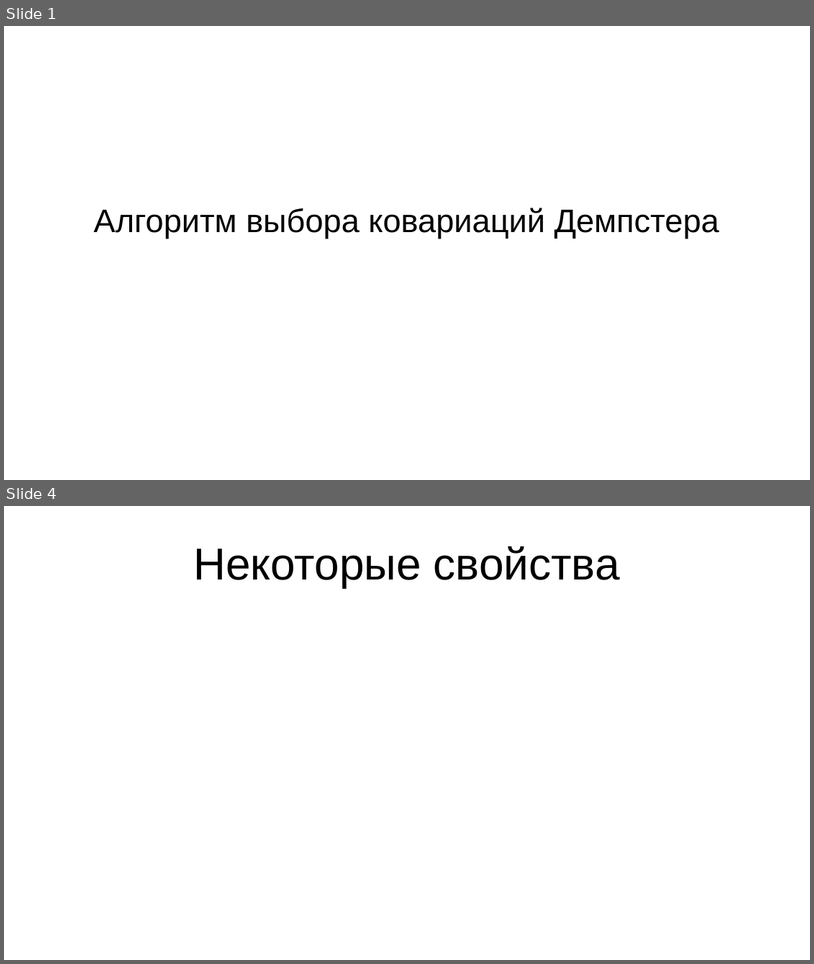
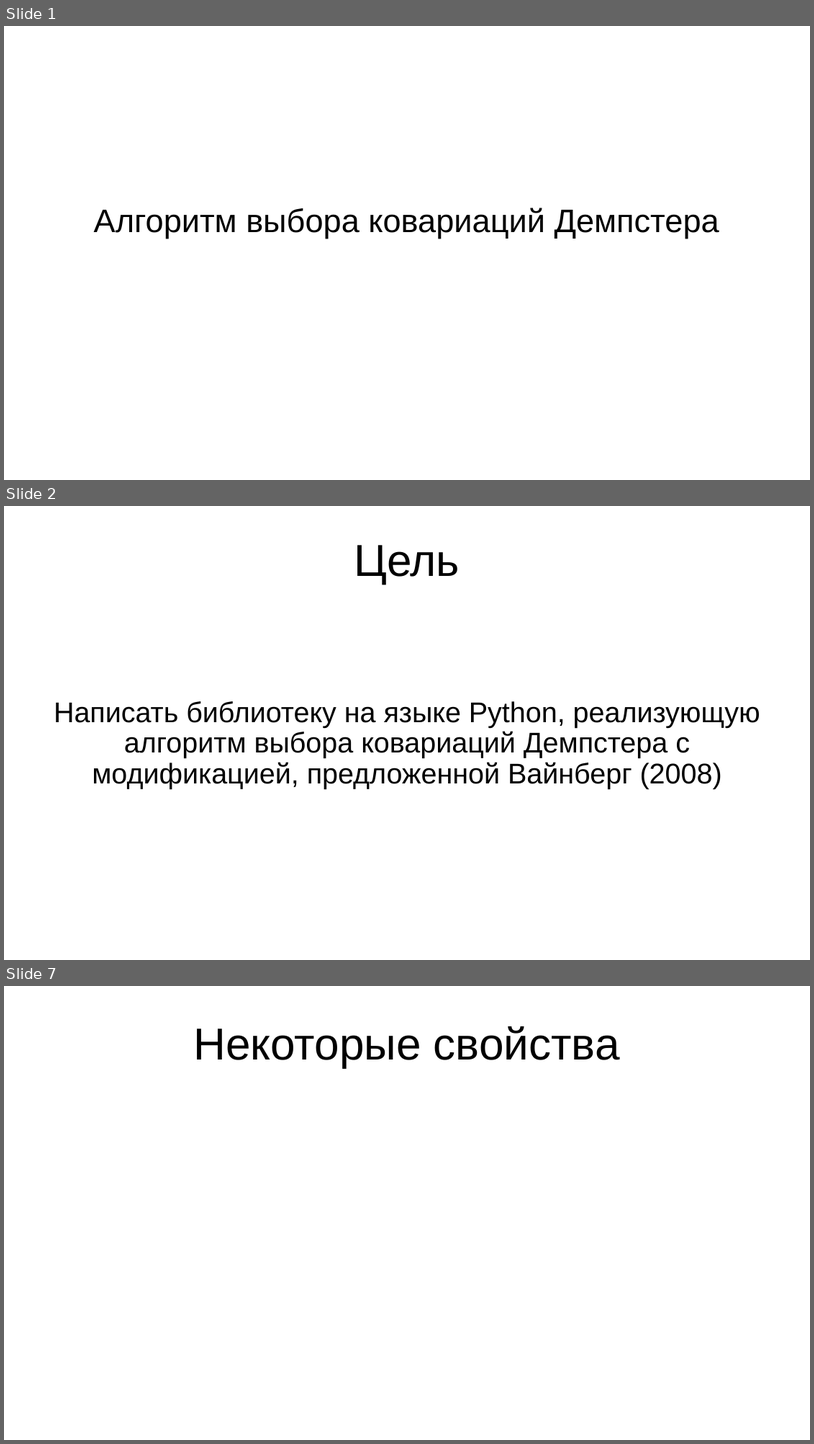
Before and after one commit to Apollon76/dempster_algorithm, a slide deck: Презентация.pptx. Shown one above the other, each under a label of ours: slides 1 and 4 before the commit, slides 1, 2 and 7 after it; the slides between them are not shown. The pictures are 814x964 and 814x1444 pixels, drawn with LibreOffice and Linux fonts; fonts in the diff are those of the drawing. Boxes give left, top, right and bottom in pixels: in the first picture for what was removed or moved away, otherwise in the second. Text is boxed around its words. In the diff, an @@ line names an element or a change of style, - is before the commit and + after.

```diff
--- a/Презентация.pptx
+++ b/Презентация.pptx
@@ slide 2 added at [4,506,810,960], background #FFFFFF @@
@@ title added at [354,545,460,584], 44 pt, text #000000 @@
+Цель
@@ subtitle added at [54,701,761,789], 28 pt, text #000000 @@
+Написать библиотеку на языке Python, реализующую алгоритм выбора ковариаций Демпстера с модификацией, предложенной Вайнберг (2008)
@@ what was slide 4 is now slide 7 @@
```
Also in this commit, not shown: 1 slide changed, 3 other slides added, 1 slide removed.
